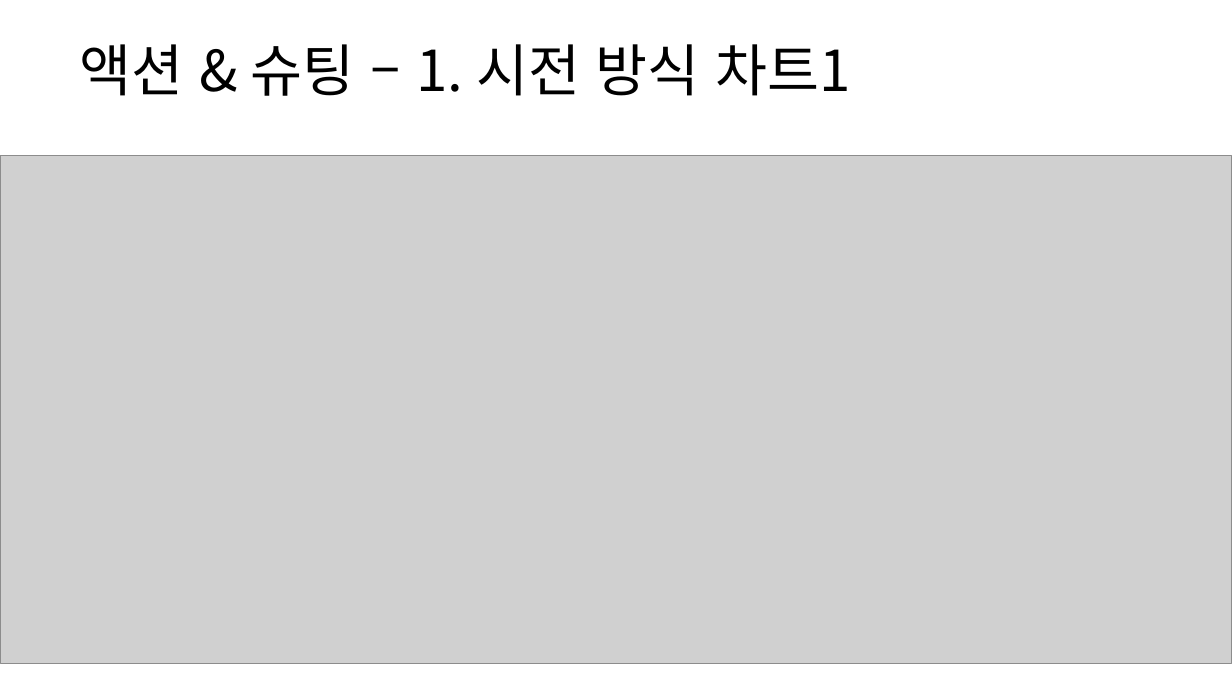
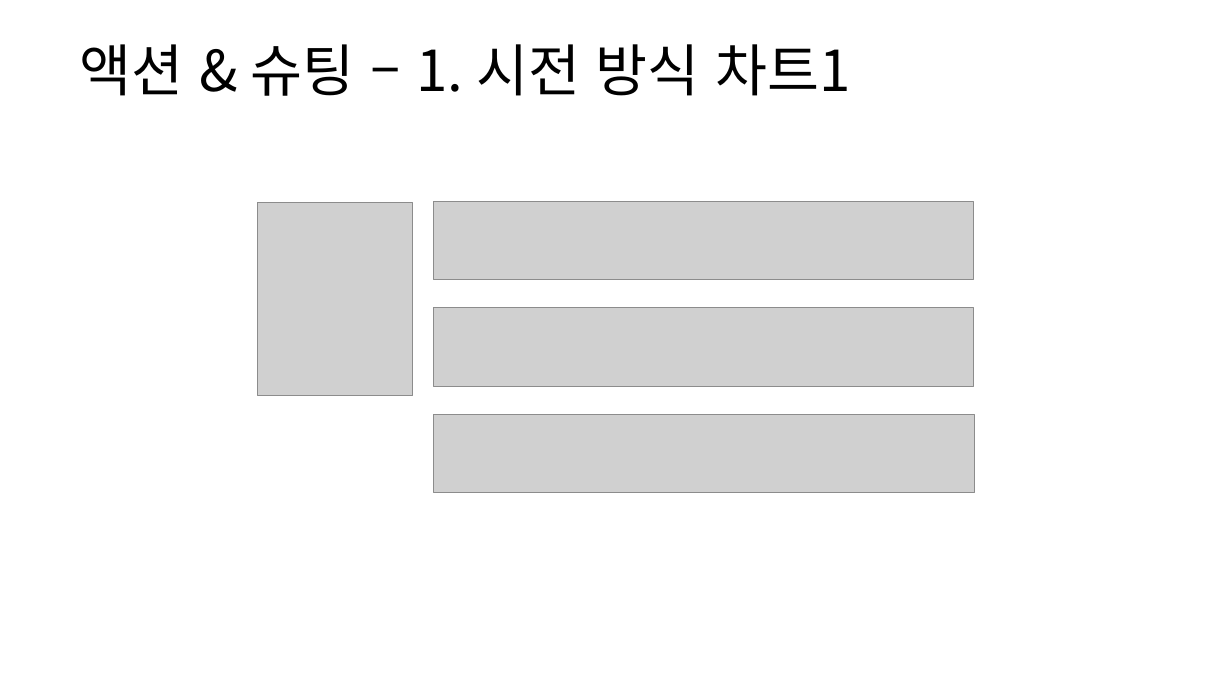
Before and after one commit to yjk0401/unityenginebasic_9th, a slide deck: slide 45 of 기획/방랑엽사전/스킬 시스템 기획서.pptx. Drawn at 1232x693 pixels with LibreOffice and Linux fonts; fonts in the diff are those of the drawing; grey boxes stand for pictures. Boxes give left, top, right and bottom in pixels: in the first picture for what was removed or moved away, otherwise in the second. Text is boxed around its words. In the diff, an @@ line names an element or a change of style, - is before the commit and + after.

```diff
--- a/기획/방랑엽사전/스킬 시스템 기획서.pptx
+++ b/기획/방랑엽사전/스킬 시스템 기획서.pptx
@@ picture removed at (x1=0, y1=155, x2=1232, y2=664) @@
@@ group added at (x1=258, y1=202, x2=974, y2=492): 4 pictures @@
```
Also in this commit, not shown: 8 other slides changed, 6 slides added, 33 other files.
